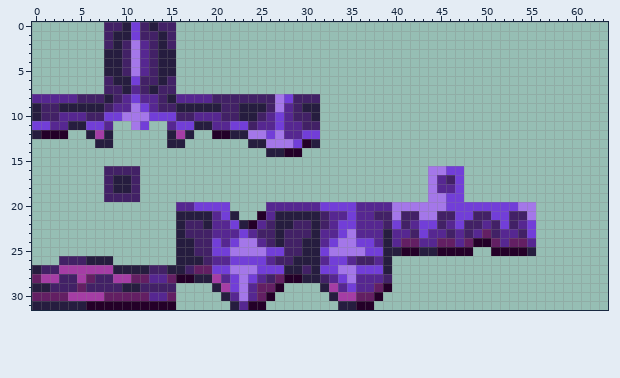
Two states of a pixel-art sprite, src/main/resources/assets/farworld/textures/models/armor/black_ice_layer_1.png. Above is the file before it was changed.
The file is 64x32 pixels.
After the commit:
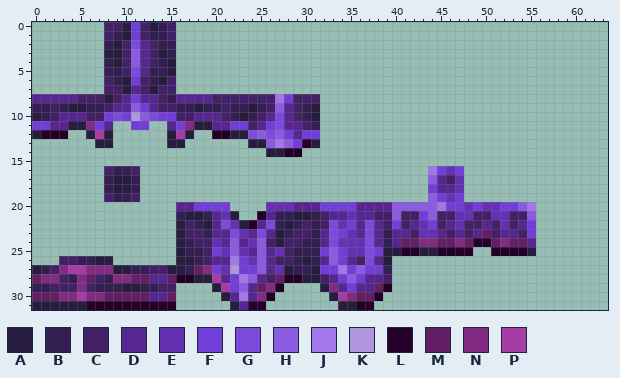
Palette (. is transparent): A #261d3f  B #341f53  C #422166  D #562791  E #6331b2  F #723ed8  G #7d4bdb  H #8b5be0  J #a477e9  K #af96dd  L #240028  M #631f63  N #812c81  P #a53da5
Commit: black ice armor resprite to follow suit with other black ice resprites!
Edits made:
y 0: x 14 C -> B
y 1: x 9 A -> B; x 13..14 CA -> BB
y 2: x 8 C -> B; x 11 J -> G; x 14..15 AC -> BB
y 3: x 11 J -> H; x 15 A -> B
y 4: x 8 A -> B; x 11 J -> H; x 14 A -> B
y 5: x 8..9 AA -> BB; x 11 J -> G; x 13..14 CA -> BB
y 6: x 9 A -> B; x 13 C -> B
y 8: x 15 A -> B
y 9: x 0..1 AC -> BB; x 3 A -> B; x 6..7 AA -> BB; x 11 J -> H; x 16..17 AA -> BB; x 19..20 AA -> BB; x 22..23 CA -> BB; x 25 A -> B; x 27 J -> H; x 30 A -> B
y 10: x 1 C -> B; x 9..13 FJJJF -> GFKHG; x 22 C -> B; x 24 A -> B; x 27 F -> G; x 30 C -> B
y 11: x 6 F -> N; x 11 J -> F; x 17 F -> N; x 26..27 DF -> FG; x 31 C -> B
y 12: x 24..28 JJFJD -> GHGHF
y 13: x 26 J -> H; x 28 J -> H
y 16: x 9..10 CC -> BB; x 45..46 JF -> FE
y 17: x 8 C -> B; x 11 C -> B; x 44 J -> H; x 47 F -> E
y 18: x 8 C -> B; x 11 C -> B; x 44 J -> F; x 47 F -> E
y 19: x 9..10 CC -> BB; x 44..46 JJF -> HFE
y 20: x 26..28 DDD -> EEE; x 40..44 JJJJJ -> HHHHH; x 48 F -> E; x 50..51 FF -> EE; x 54 J -> H
y 21: x 16 A -> B; x 19 A -> B; x 21 F -> E; x 27..28 AA -> BB; x 31 A -> B; x 35 F -> E; x 40 J -> H; x 43..44 JJ -> FH; x 47..48 FF -> EE; x 51..52 FF -> EE; x 55 J -> H
y 22: x 18 C -> B; x 21..22 DF -> GE; x 26..27 CA -> GB; x 29 C -> B; x 31 A -> B; x 33..34 DF -> GE; x 37 D -> G; x 43 F -> E; x 47 F -> E; x 52 F -> E
y 23: x 19 C -> B; x 22..23 DF -> GE; x 25..26 CC -> GD; x 28 C -> B; x 31 A -> B; x 33 D -> G; x 35 J -> E; x 37 D -> G; x 39 A -> B; x 43..44 FD -> EE
y 24: x 17 A -> B; x 20 F -> E; x 22..25 FJJD -> HDEH; x 30..31 AA -> BB; x 33..37 FJJFF -> GEEEG; x 39 A -> B; x 43..44 DD -> NN; x 47 D -> N; x 52 D -> N
y 25: x 17..18 AC -> BB; x 21..27 FJJJJFF -> EHEDHDE; x 29..31 CAA -> BBB; x 33..37 JJJJF -> HFEEG
y 26: x 5..6 CA -> BB; x 18 A -> B; x 22 F -> J; x 24..25 FF -> EH; x 29 A -> B; x 31 A -> B; x 33 F -> H; x 37 C -> G
y 27: x 1 C -> B; x 3 P -> N; x 6..8 PPP -> NNN; x 11..12 AA -> BB; x 17 C -> B; x 19 M -> N; x 21..27 FJJJFFF -> EKFFHDE; x 29..30 AC -> BB; x 35..36 JF -> FH; x 39 A -> B
y 28: x 1..2 PP -> NN; x 4..5 CP -> BN; x 8..10 CPP -> BNN; x 24 F -> H; x 35..36 JD -> HF
y 29: x 0..1 AA -> BB; x 5 M -> N; x 7..9 CCC -> BBB; x 12..13 CC -> BB; x 23 J -> H; x 26 M -> N; x 33 P -> N
y 30: x 3..4 MP -> NN; x 6..7 PP -> NN; x 25 M -> N; x 35 P -> N
Pixel boxes of the changes (left, top, right, bottom) in both pictures:
changed: (32, 22, 320, 148)
changed: (32, 166, 536, 301)
